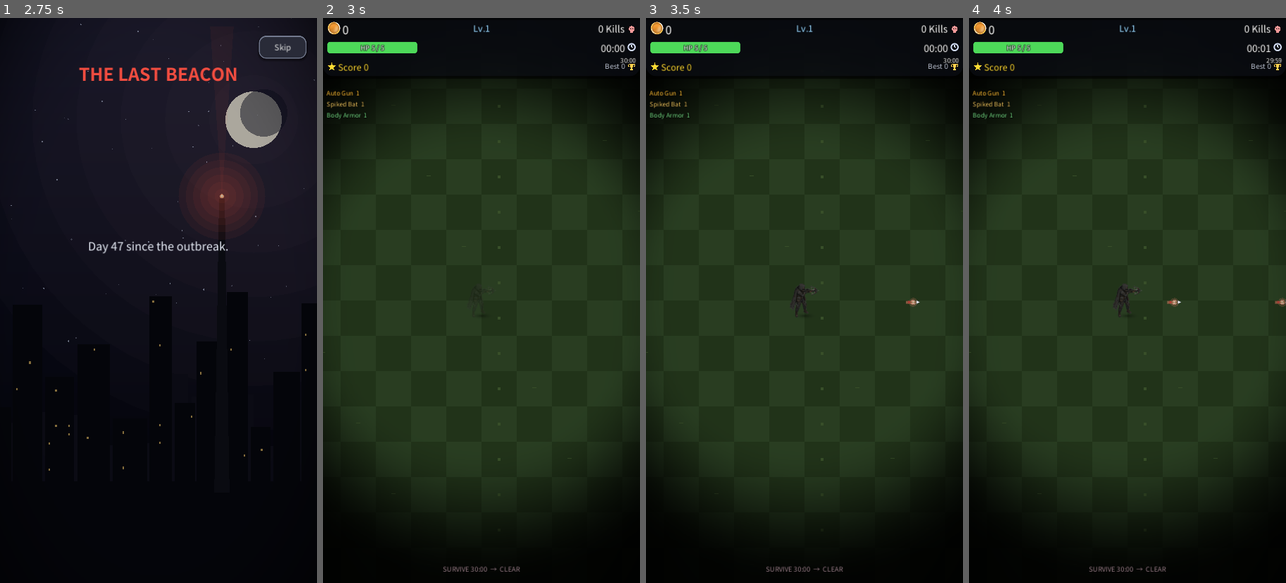
Above: before the commit, frames 1-4 (left to right).
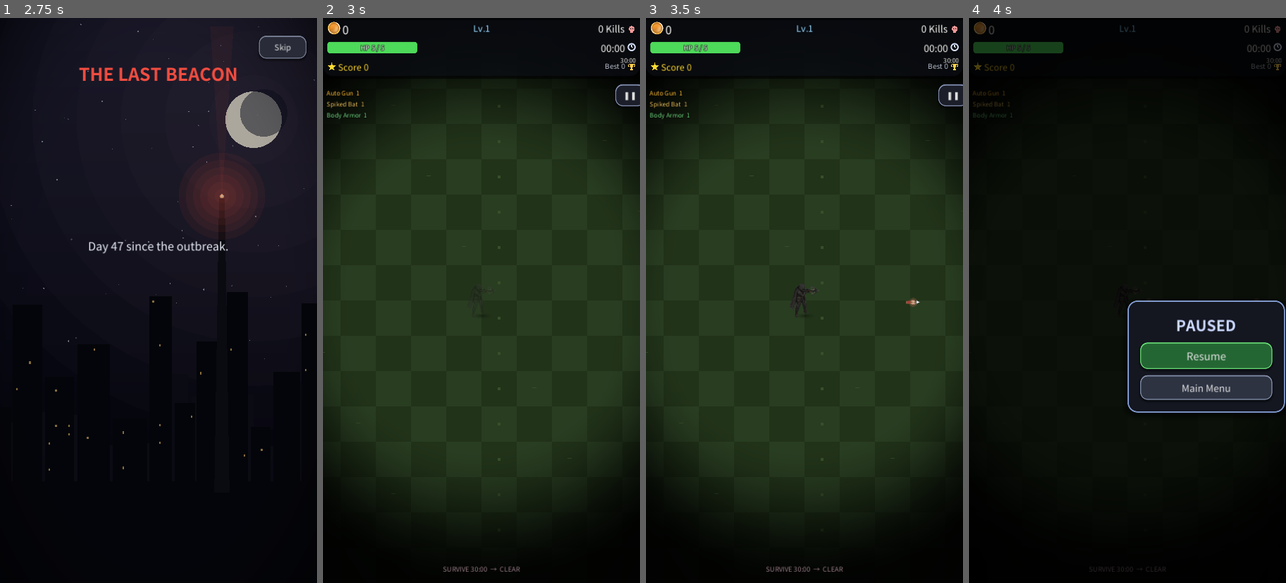
Above: after the commit, the same moments.

Repository: kosj/game_action_defence
Game: Godot game, scene res://scenes/TitleScreen.tscn
The game is run twice, just before and just after one commit, with the same random seed, the same clock (stepped at 60 frames per second) and the same inputs. Sound files missing from this copy of the repository are replaced by a short silence.
Inputs (mouse positions are in pixels of both pictures, inside the frame that each line leads up to):
- Up to frame 1 (2.75 s): tap Enter at 0.5 s; move the mouse to (228, 272) at 0.52 s; click (228, 272) at 0.67 s; click "New Game" at 1.25 s; click "New Game" at 2 s
- Up to frame 2 (3 s): click "Skip" at 2.75 s
- Up to frame 3 (3.5 s): no input
- Up to frame 4 (4 s): click (1276, 97) at 3.5 s, where only the run after the commit has a clickable "❚❚"

Frame 1 is identical in both runs. In frame 2, 0.3% of the frame differs, in the area x 92-100%, y 11-16%; in frame 3, 0.3%; in frame 4, 65%, in the area x 0-100%, y 0-98%.

Commit message:
Add in-game pause menu (quit to main menu) + polish/asset plan
- HUD gains a pause button (top-right) and a pause overlay with Resume and
  Main Menu. HUD is PROCESS_MODE_ALWAYS so it works while the tree is paused;
  the button is hidden on game over / victory and restored on ad-revive, and
  refuses to double-pause when a level-up/shop panel is already up. Main Menu
  reuses the existing banked-gold + reset + scene-change path.
- Locale: "pause_resume" (en/ko/ja).
- POLISH_PLAN.md: a prioritized presentation-polish plan (transitions, hit
  feedback, particles, camera, UI, sound, sprite animation) and a needed-image
  asset list (characters/zombies/bosses/weapon+passive icons/pickups/tiles).

Validated headless: --import parses clean; a probe confirms pause -> paused +
overlay shown + button hidden, and resume -> unpaused + button restored; the
Main scene runs error-free.

Co-Authored-By: Claude Opus 4.8 <noreply@anthropic.com>
Claude-Session: https://claude.ai/code/session_01CGDKLmv2BxdFp7Sn7aQ7ZR

Diff:
--- a/scripts/HUD.gd
+++ b/scripts/HUD.gd
@@ -73,6 +73,11 @@
 var _loadout_box: VBoxContainer = null
 var _goal_label: Label = null
 
+# 일시정지 메뉴(게임 중 메인메뉴 나가기)
+var _pause_btn: Button = null
+var _pause_dim: ColorRect = null
+var _pause_panel: PanelContainer = null
+
 
 func _ready() -> void:
 	# 게임오버로 트리를 일시정지해도 HUD(게임오버 패널·버튼·블러)는 계속 동작해야 한다.
@@ -99,6 +104,7 @@
 	_build_goal_hint()
 	_build_gameover_stats()
 	_build_blur_overlay()
+	_build_pause_menu()
 	UITheme.heading(wave_clear_label)
 	UITheme.heading($GameOverPanel/Margin/VBoxContainer/GameOverLabel)
 	call_deferred("_init_pivots")
@@ -660,6 +666,8 @@
 	game_over_panel.visible = false
 	_set_blur(false)
 	get_tree().paused = false
+	if _pause_btn:
+		_pause_btn.visible = true   # 부활 → 일시정지 버튼 복귀
 	player.revive()
 
 
@@ -741,6 +749,8 @@
 
 func _on_player_died() -> void:
 	SaveManager.delete_save()   # 사망 시 진행 실패 — 체크포인트 무효화
+	if _pause_btn:
+		_pause_btn.visible = false   # 게임오버 패널과 겹치지 않도록 일시정지 버튼 숨김
 	# 부활 버튼은 아직 안 썼고 광고가 준비됐을 때만 노출.
 	_revive_btn.visible = not _revive_used and AdManager.is_rewarded_ready()
 	_show_end_panel(false)
@@ -749,6 +759,8 @@
 ## REAPER 처치 → 승리. 게임오버 패널을 승리용으로 재사용(부활 없음).
 func _on_game_won() -> void:
 	SaveManager.delete_save()   # 런 종료 — 체크포인트 무효화
+	if _pause_btn:
+		_pause_btn.visible = false
 	_revive_btn.visible = false
 	game_over_label.text = "VICTORY!"
 	game_over_label.add_theme_color_override("font_color", Color(1.0, 0.85, 0.3))
@@ -802,6 +814,86 @@
 	get_tree().reload_current_scene()
 
 
+## 게임 중 일시정지 버튼 + 오버레이(재개 / 메인메뉴). HUD 는 PROCESS_MODE_ALWAYS 라 정지 중에도 동작한다.
+func _build_pause_menu() -> void:
+	_pause_btn = Button.new()
+	_pause_btn.text = "❚❚"
+	_pause_btn.set_anchors_preset(Control.PRESET_TOP_RIGHT)
+	_pause_btn.offset_left = -56.0
+	_pause_btn.offset_right = -12.0
+	_pause_btn.offset_top = 150.0
+	_pause_btn.offset_bottom = 194.0
+	_pause_btn.add_theme_font_size_override("font_size", 18)
+	_UIStyle.apply_button_style(_pause_btn, Color(0.12, 0.13, 0.18, 0.9), Color(0.5, 0.55, 0.68))
+	_pause_btn.pressed.connect(_on_pause_pressed)
+	add_child(_pause_btn)
+
+	_pause_dim = ColorRect.new()
+	_pause_dim.set_anchors_preset(Control.PRESET_FULL_RECT)
+	_pause_dim.color = Color(0, 0, 0, 0.7)
+	_pause_dim.mouse_filter = Control.MOUSE_FILTER_STOP
+	_pause_dim.visible = false
+	add_child(_pause_dim)
+
+	_pause_panel = PanelContainer.new()
+	_pause_panel.set_anchors_preset(Control.PRESET_CENTER)
+	_pause_panel.add_theme_stylebox_override("panel", _UIStyle.panel(Color(0.08, 0.09, 0.13, 0.97), Color(0.5, 0.6, 0.8), 22, 3))
+	_pause_panel.visible = false
+	add_child(_pause_panel)
+
+	var margin := MarginContainer.new()
+	for m in ["left", "right", "top", "bottom"]:
+		margin.add_theme_constant_override("margin_" + m, 26)
+	_pause_panel.add_child(margin)
+
+	var vb := VBoxContainer.new()
+	vb.add_theme_constant_override("separation", 14)
+	vb.custom_minimum_size = Vector2(300, 0)
+	margin.add_child(vb)
+
+	var title := Label.new()
+	title.text = "PAUSED"
+	title.horizontal_alignment = HORIZONTAL_ALIGNMENT_CENTER
+	title.add_theme_font_size_override("font_size", 34)
+	title.add_theme_color_override("font_color", Color(0.8, 0.85, 1.0))
+	vb.add_child(title)
+	UITheme.heading(title)
+
+	var resume := Button.new()
+	resume.text = Locale.t("pause_resume")
+	resume.custom_minimum_size = Vector2(0, 60)
+	resume.add_theme_font_size_override("font_size", 24)
+	_UIStyle.apply_button_style(resume, Color(0.14, 0.40, 0.20), Color(0.4, 0.85, 0.45))
+	resume.pressed.connect(_on_resume_pressed)
+	vb.add_child(resume)
+
+	var menu := Button.new()
+	menu.text = Locale.t("go_menu")
+	menu.custom_minimum_size = Vector2(0, 56)
+	menu.add_theme_font_size_override("font_size", 22)
+	_UIStyle.apply_button_style(menu, Color(0.18, 0.20, 0.26), Color(0.5, 0.55, 0.65))
+	menu.pressed.connect(_on_main_menu_pressed)
+	vb.add_child(menu)
+
+
+func _on_pause_pressed() -> void:
+	if get_tree().paused:   # 레벨업/상점 등 다른 정지 중이면 무시
+		return
+	get_tree().paused = true
+	_pause_dim.visible = true
+	_pause_panel.visible = true
+	if _pause_btn:
+		_pause_btn.visible = false
+
+
+func _on_resume_pressed() -> void:
+	_pause_dim.visible = false
+	_pause_panel.visible = false
+	if _pause_btn:
+		_pause_btn.visible = true
+	get_tree().paused = false
+
+
 func _on_main_menu_pressed() -> void:
 	get_tree().paused = false   # 씬 전환 전 정지 해제
 	MetaManager.bank(Events.total_gold)   # 이번 판 골드를 영구 은행에 적립
--- a/scripts/Locale.gd
+++ b/scripts/Locale.gd
@@ -91,6 +91,7 @@
 	"go_wave_kills_fmt": {"en": "Wave %d   Kills %d", "ko": "웨이브 %d   처치 %d", "ja": "ウェーブ %d   撃破 %d"},
 	"go_retry":          {"en": "Retry",     "ko": "다시하기",   "ja": "リトライ"},
 	"go_menu":           {"en": "Main Menu", "ko": "메인 메뉴",  "ja": "メインメニュー"},
+	"pause_resume":      {"en": "Resume", "ko": "계속하기", "ja": "再開"},
 
 	# ── 상점 ──────────────────────────────────────────────────────────────
 	"shop_clear_title":  {"en": "Wave Clear!", "ko": "웨이브 클리어!", "ja": "ウェーブクリア！"},
Not shown, added: POLISH_PLAN.md
